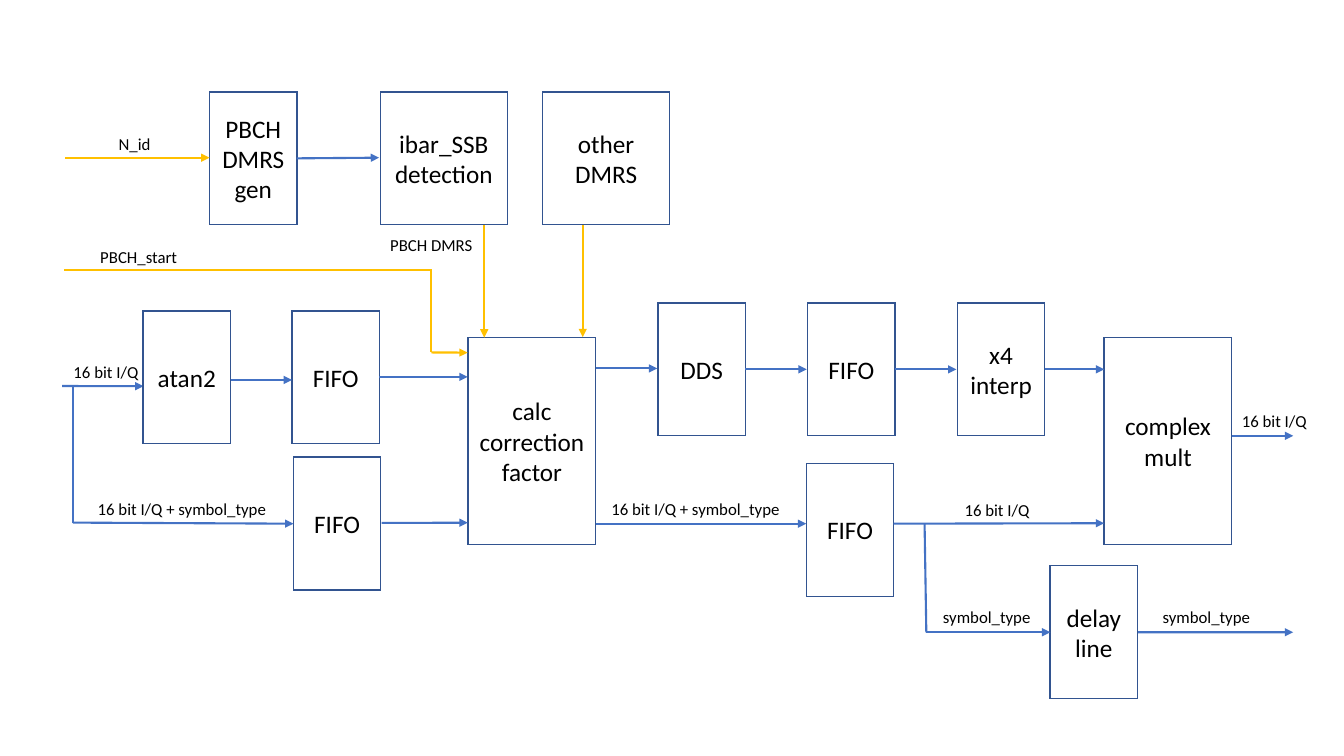
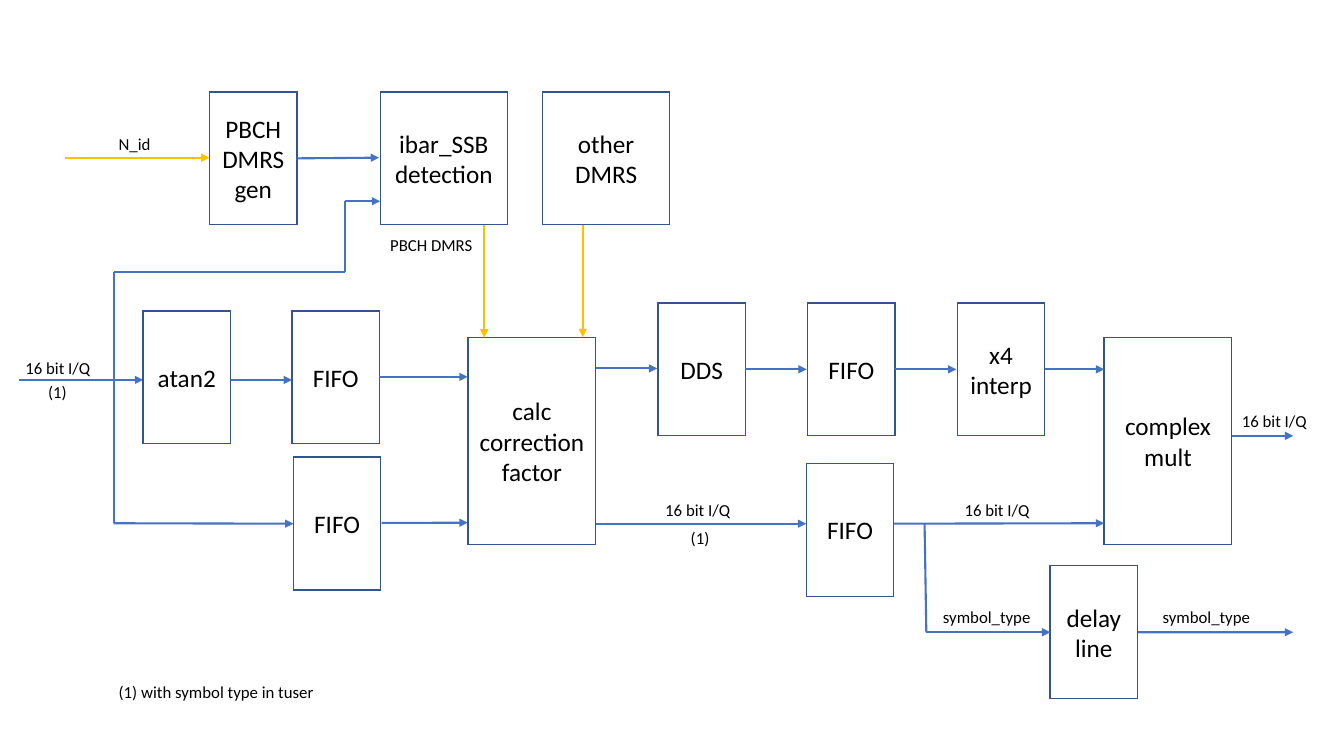
Before and after one commit to catkira/open5G_phy, a slide deck: slide 1 of doc/channel_estimator.pptx. Drawn at 1344x756 pixels with LibreOffice and Linux fonts; fonts in the diff are those of the drawing. Boxes give left, top, right and bottom in pixels: in the first picture for what was removed or moved away, otherwise in the second. Text is boxed around its words. In the diff, an @@ line names an element or a change of style, - is before the commit and + after.

```diff
--- a/doc/channel_estimator.pptx
+++ b/doc/channel_estimator.pptx
@@ arrow added from (346, 202) to (380, 202), #4472C4 1.5 pt @@
@@ line added from (346, 272) to (346, 201), #4472C4 1.5 pt @@
@@ text removed at box(100, 252, 177, 266) @@
-PBCH_start
@@ line removed from (432, 353) to (432, 269) @@
@@ line moved from (65, 270) - (432, 270) to (346, 272) - (114, 272) @@
@@ line (346, 272) - (114, 272): stroke #FFC000 1.5 pt to #4472C4 1.5 pt @@
@@ line added from (114, 385) to (114, 272), #4472C4 1.5 pt @@
@@ text "16 bit I/Q": place and size @@
-text "16 bit I/Q" at box(73, 366, 138, 383)
+text "16 bit I/Q" at box(25, 362, 90, 377)
@@ arrow removed from (432, 353) to (468, 353) @@
@@ arrow moved from (63, 386) - (143, 386) to (19, 380) - (143, 380) @@
@@ text added at box(48, 386, 67, 400), 12 pt, text #000000 @@
+(1)
@@ line moved from (73, 522) - (73, 385) to (114, 522) - (114, 385) @@
@@ text at box(665, 504, 730, 519): text changed @@
-16 bit I/Q + symbol_type
+16 bit I/Q
@@ arrow moved from (73, 522) - (293, 524) to (114, 523) - (293, 524) @@
@@ text added at box(691, 532, 710, 546), 12 pt, text #000000 @@
+(1)
@@ text at box(119, 686, 313, 701): text changed @@
-16 bit I/Q + symbol_type
+(1) with symbol type in tuser
```
Also in this commit, not shown: 3 other files.
